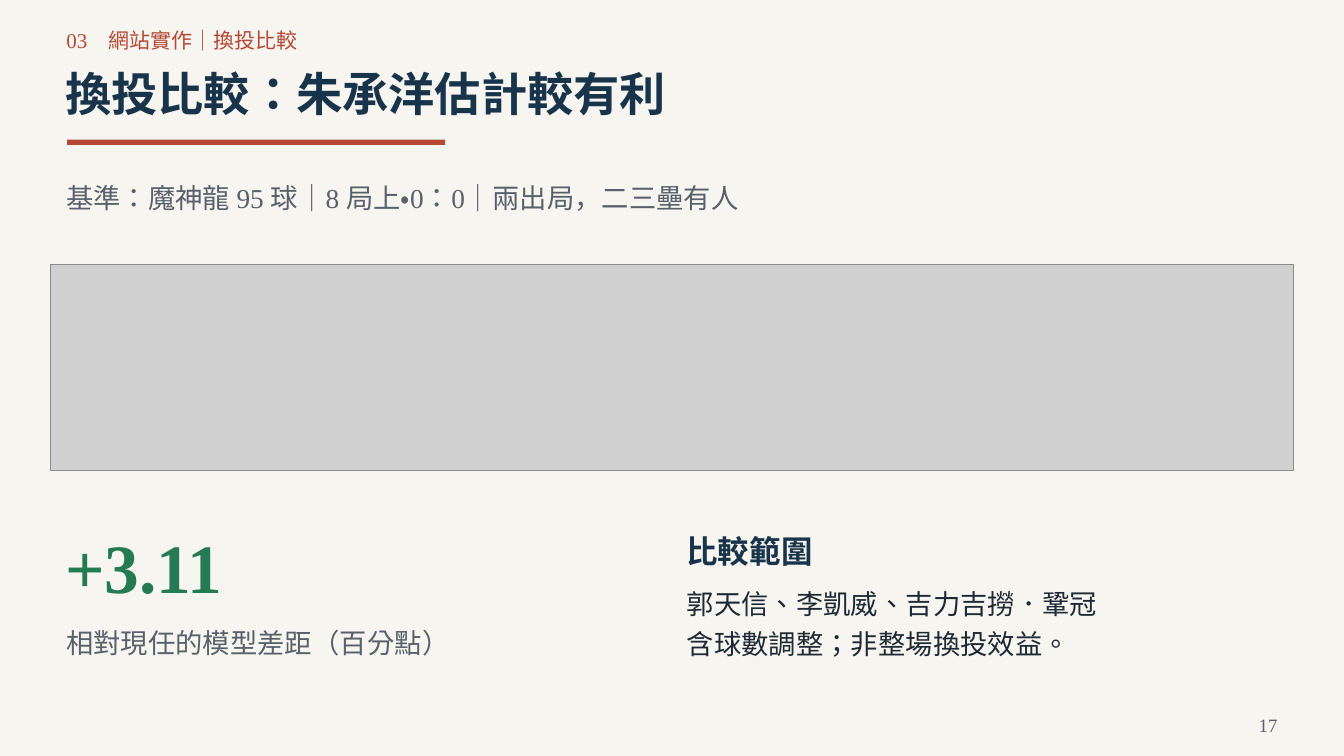
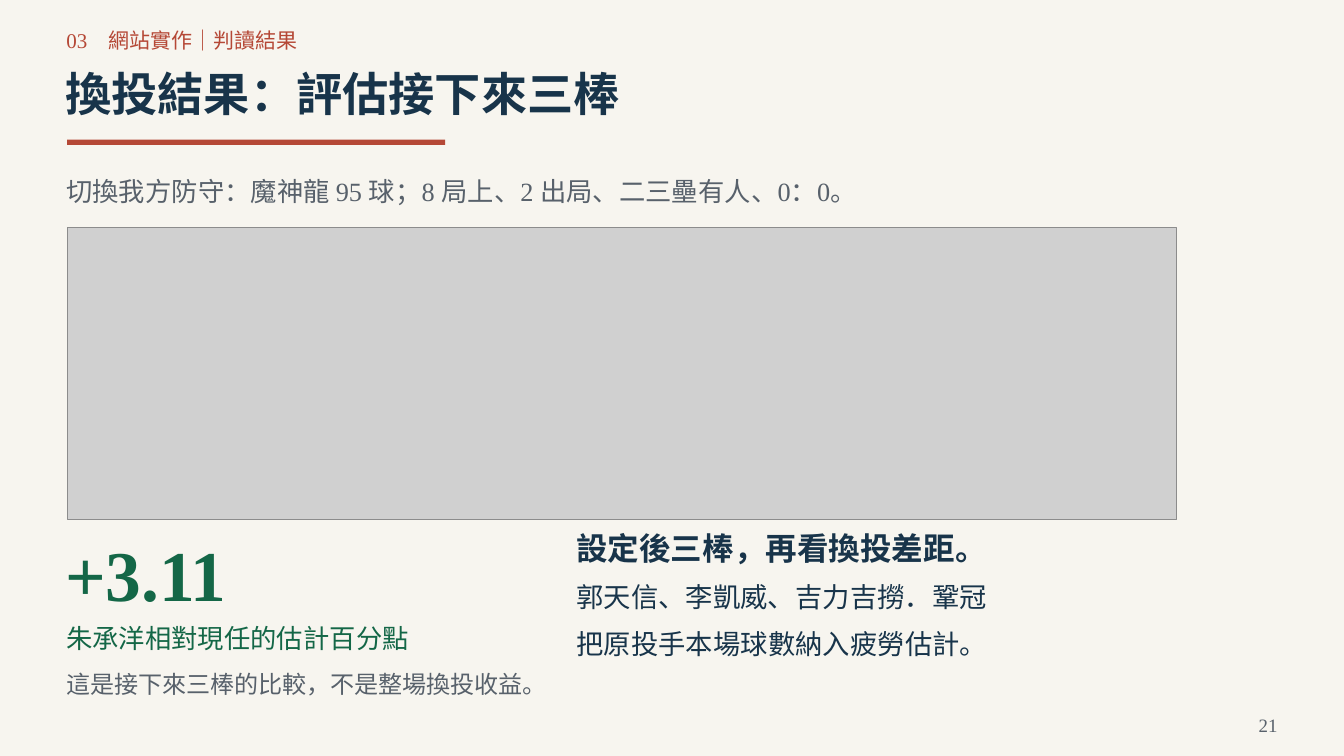
Before and after one commit to Da-Xiong-Chen/baseball_project, a slide deck: slide 21 of presentations/competition-2026/submission-20261023/一球兩面_參賽提案_32頁_20261023.pptx (slide 17 before the commit). Drawn at 1344x756 pixels with LibreOffice and Linux fonts; fonts in the diff are those of the drawing; grey boxes stand for pictures. Boxes give left, top, right and bottom in pixels: in the first picture for what was removed or moved away, otherwise in the second. Text is boxed around its words. In the diff, an @@ line names an element or a change of style, - is before the commit and + after.

```diff
--- a/presentations/competition-2026/submission-20261023/一球兩面_參賽提案_32頁_20261023.pptx
+++ b/presentations/competition-2026/submission-20261023/一球兩面_參賽提案_32頁_20261023.pptx
@@ text at box(66, 29, 297, 51): text changed @@
-03 網站實作｜換投比較
+03 網站實作｜判讀結果
@@ text at box(65, 71, 619, 115): text changed @@
-換投比較：朱承洋估計較有利
+換投結果：評估接下來三棒
@@ text at box(66, 179, 856, 205): text changed; size 19.5 to 18.8 pt @@
-基準：魔神龍 95 球｜8 局上・0：0｜兩出局，二三壘有人
+切換我方防守：魔神龍 95 球；8 局上、2 出局、二三壘有人、0：0。
@@ picture: place and size @@
-picture at box(50, 264, 1294, 470)
+picture at box(68, 228, 1177, 520)
@@ text "+3.11" at box(65, 553, 227, 602): size 49.5 to 51 pt, text colour #237A53 to #146747 @@
@@ text added at box(576, 533, 986, 564), 22.5 pt, text #18344A, bold @@
+設定後三棒，再看換投差距。
@@ text at box(576, 584, 987, 610): text changed; text colour #1D2934 to #18344A @@
-郭天信、李凱威、吉力吉撈．鞏冠
-含球數調整；非整場換投效益。
+郭天信、李凱威、吉力吉撈．鞏冠
@@ text at box(66, 626, 409, 650): text changed; size 19.5 to 18.8 pt; text colour #58616B to #146747 @@
-相對現任的模型差距（百分點）
+朱承洋相對現任的估計百分點
@@ text at box(576, 631, 987, 657): text changed; size 22.5 to 19.5 pt; bold off @@
-比較範圍
+把原投手本場球數納入疲勞估計。
@@ text added at box(66, 672, 547, 695), 17.2 pt, text #58616B @@
+這是接下來三棒的比較，不是整場換投收益。
@@ text at box(1259, 719, 1278, 732): text changed @@
-17
+21
```
Also in this commit, not shown: 15 other slides changed, 10 slides added, 10 slides removed, 4 other files.
